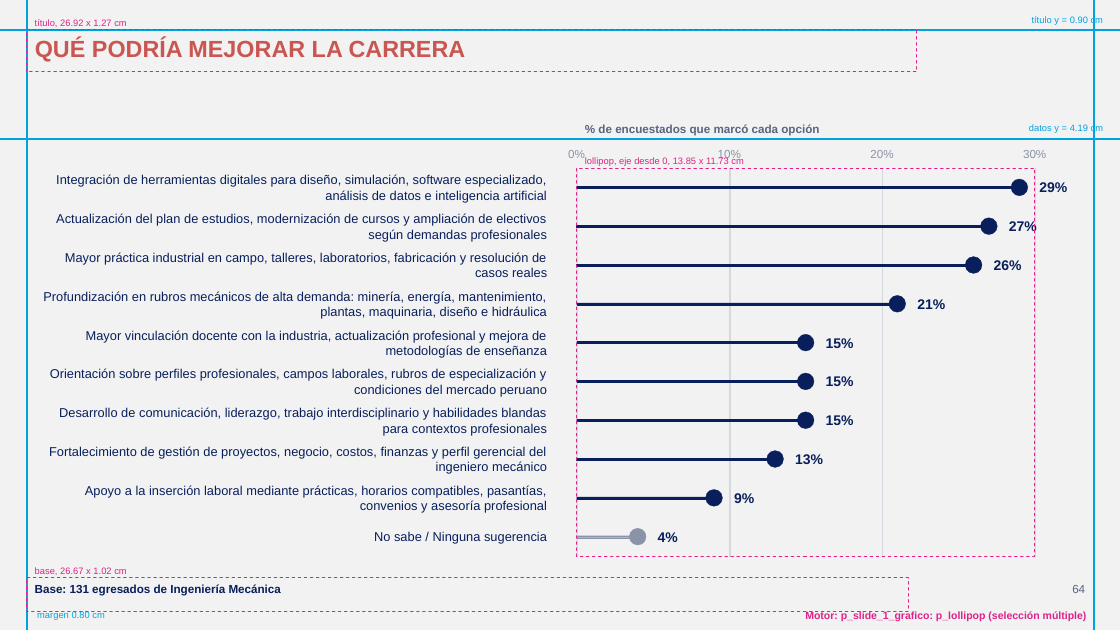
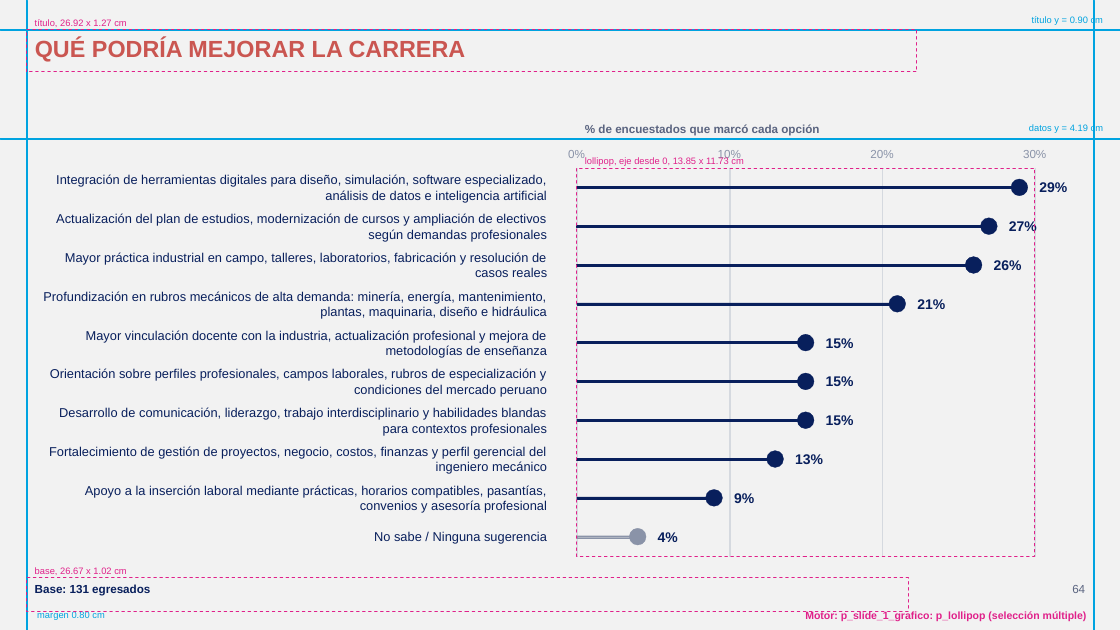
Before and after one commit to GonzaloAlmendariz/prosecnur-app, a slide deck: slide 64 of docs/qa/motor-ppt-2026-10-06/4-recetario/recetario-fiel-guias.pptx. Drawn at 1120x630 pixels with LibreOffice and Linux fonts; fonts in the diff are those of the drawing; background and template pictures are left out. Boxes give left, top, right and bottom in pixels: in the first picture for what was removed or moved away, otherwise in the second. Text is boxed around its words. In the diff, an @@ line names an element or a change of style, - is before the commit and + after.

```diff
--- a/docs/qa/motor-ppt-2026-10-06/4-recetario/recetario-fiel-guias.pptx
+++ b/docs/qa/motor-ppt-2026-10-06/4-recetario/recetario-fiel-guias.pptx
@@ text at <box>35,584,150,596</box>: text changed @@
-Base: 131 egresados de Ingeniería Mecánica
+Base: 131 egresados
```
Also in this commit, not shown: 2 other slides changed, 7 other files.
